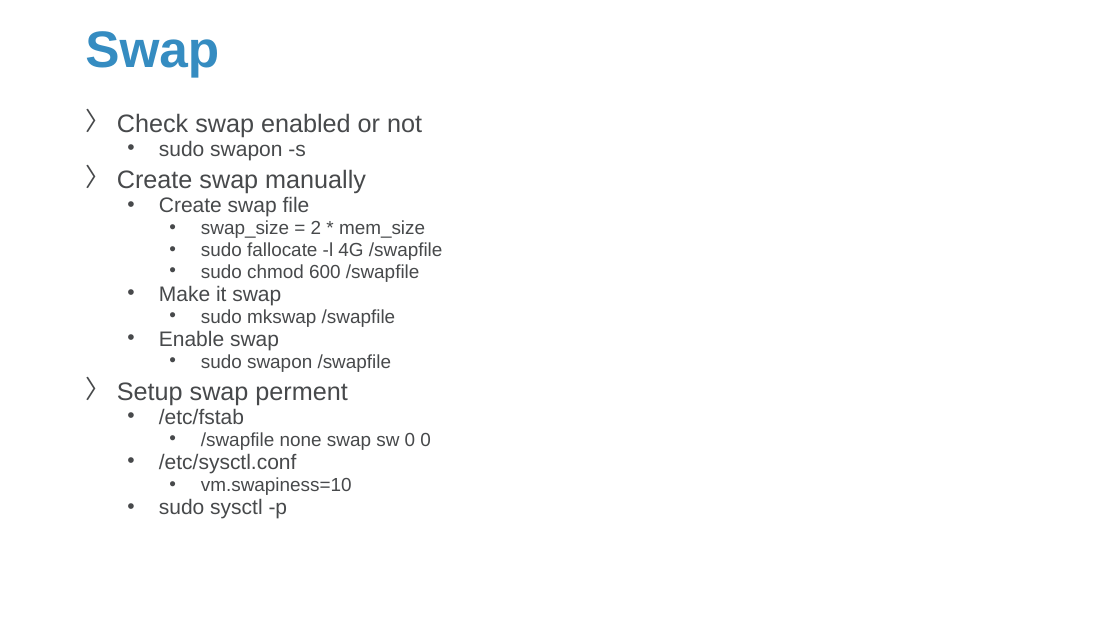
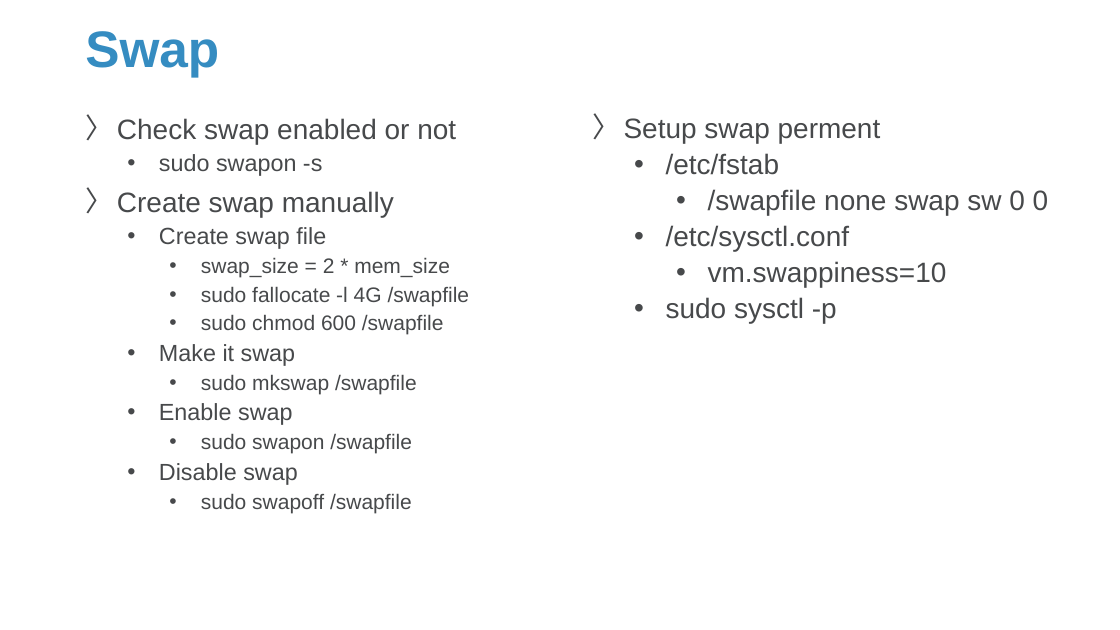
Before and after one commit to Sparks-Lu/TechNotes, a slide deck: slide 9 of Linux/Linux_Notes.pptx (slide 8 before the commit). Drawn at 1120x630 pixels with LibreOffice and Linux fonts; fonts in the diff are those of the drawing; background and template pictures are left out. Boxes give left, top, right and bottom in pixels: in the first picture for what was removed or moved away, otherwise in the second. Text is boxed around its words. In the diff, an @@ line names an element or a change of style, - is before the commit and + after.

```diff
--- a/Linux/Linux_Notes.pptx
+++ b/Linux/Linux_Notes.pptx
@@ text at (x1=117, y1=118, x2=470, y2=454): size 21.6 to 24 pt in "Check swap enabled or not", "Create swap manually"; size 18 to 20 pt in "sudo swapon -s", "Create swap file", "Make it swap", "Enable swap"; size 16.2 to 18 pt in "swap_size = 2 * mem_size", "sudo fallocate -l 4G /swapfile", "sudo chmod 600 /swapfile", "sudo mkswap /swapfile" and 1 more places; line spacing 0.7 to 0.9 @@
@@ text added at (x1=624, y1=118, x2=1049, y2=323), 24 pt, text #47494B @@
+〉 Setup swap perment
+  • /etc/fstab
+    • /swapfile none swap sw 0 0
+  • /etc/sysctl.conf
+    • vm.swappiness=10
+  • sudo sysctl -p
@@ text at (x1=159, y1=463, x2=412, y2=513): text changed @@
-〉 Setup swap perment
-  • /etc/fstab
-    • /swapfile none swap sw 0 0
-  • /etc/sysctl.conf
-    • vm.swapiness=10
-  • sudo sysctl -p
+  • Disable swap
+    • sudo swapoff /swapfile
```
Also in this commit, not shown: 1 other slide changed, 3 slides added, 10 other files.
